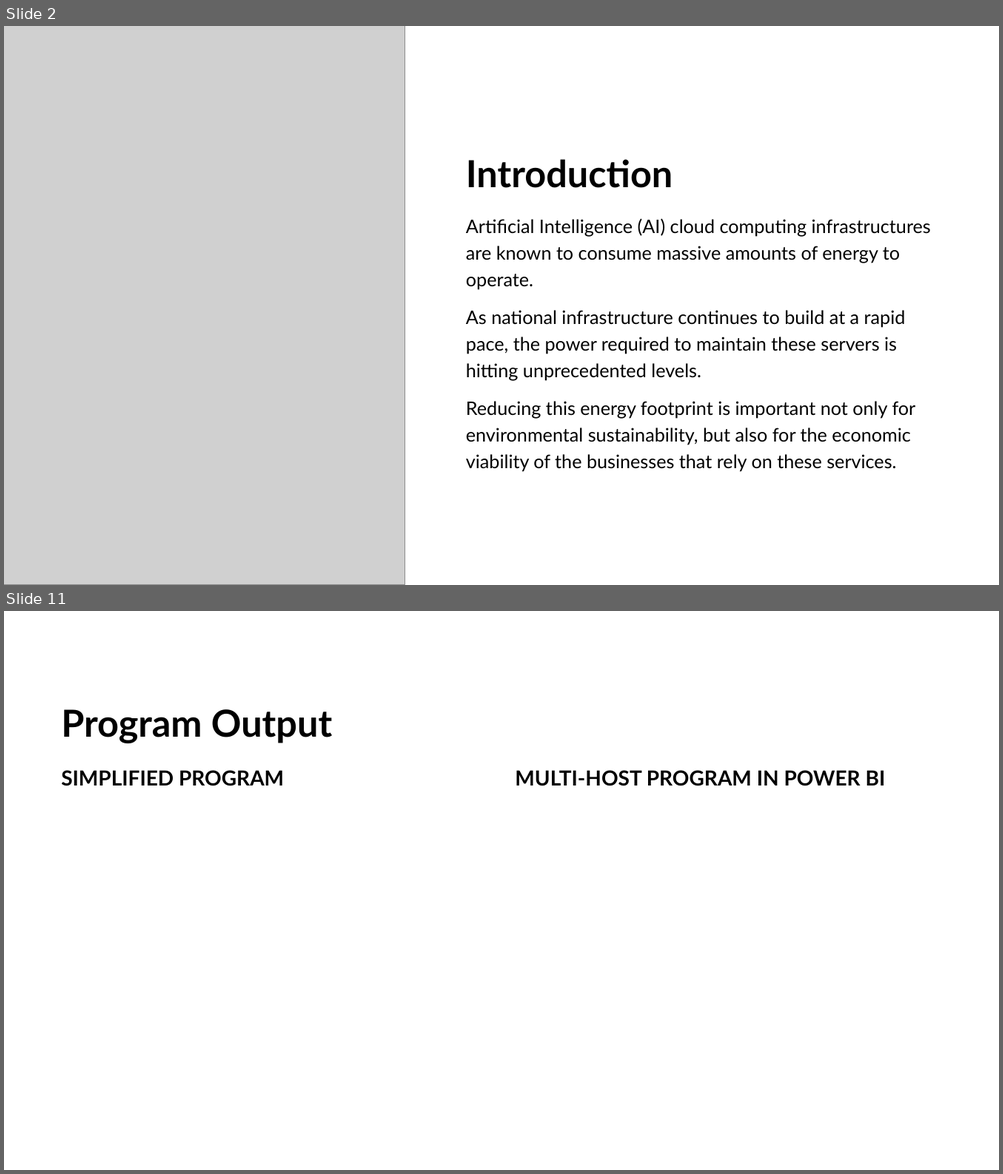
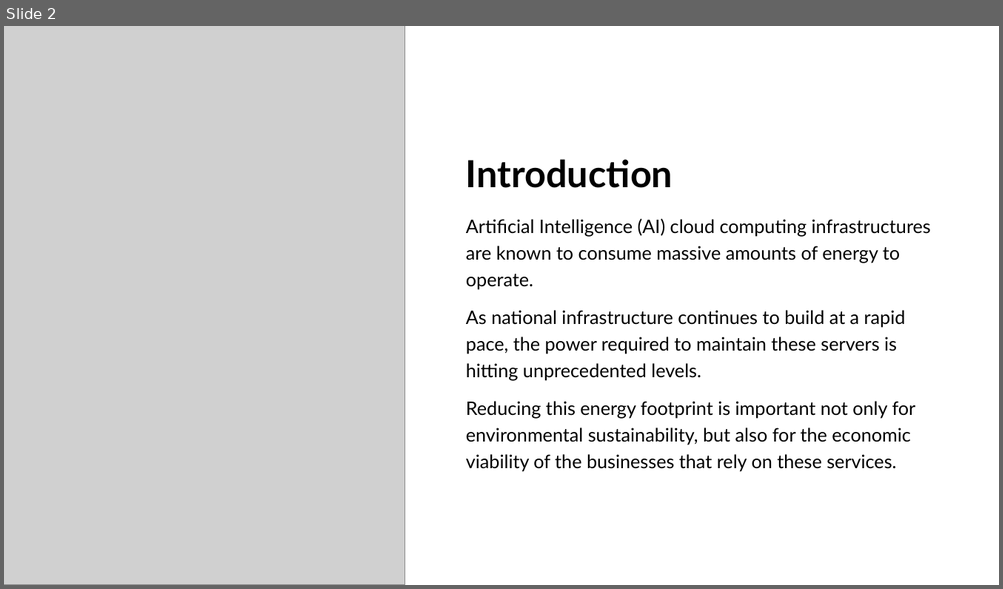
Before and after one commit to mcarbajal2/AdvInfoSys-SemesterProject, a slide deck: docs/Final_Presentation.pptx. Shown one above the other, each under a label of ours: slides 2 and 11 before the commit, slide 2 after it; the slides between them are not shown. The pictures are 1003x1174 and 1003x589 pixels, drawn with LibreOffice and Linux fonts; fonts in the diff are those of the drawing; grey boxes stand for pictures; background and template pictures are left out. Boxes give left, top, right and bottom in pixels: in the first picture for what was removed or moved away, otherwise in the second. Text is boxed around its words. In the diff, an @@ line names an element or a change of style, - is before the commit and + after.

```diff
--- a/docs/Final_Presentation.pptx
+++ b/docs/Final_Presentation.pptx
@@ slide 11 removed at (4,611,999,1170), background picture (left out) @@
@@ title removed at (61,709,332,743) @@
-Program Output
@@ text removed at (61,770,284,786) @@
-SIMPLIFIED PROGRAM
@@ text removed at (515,770,885,786) @@
-MULTI-HOST PROGRAM IN POWER BI
```
Also in this commit, not shown: 5 slides changed, 4 slides added, 5 other slides removed, 2 other files.
